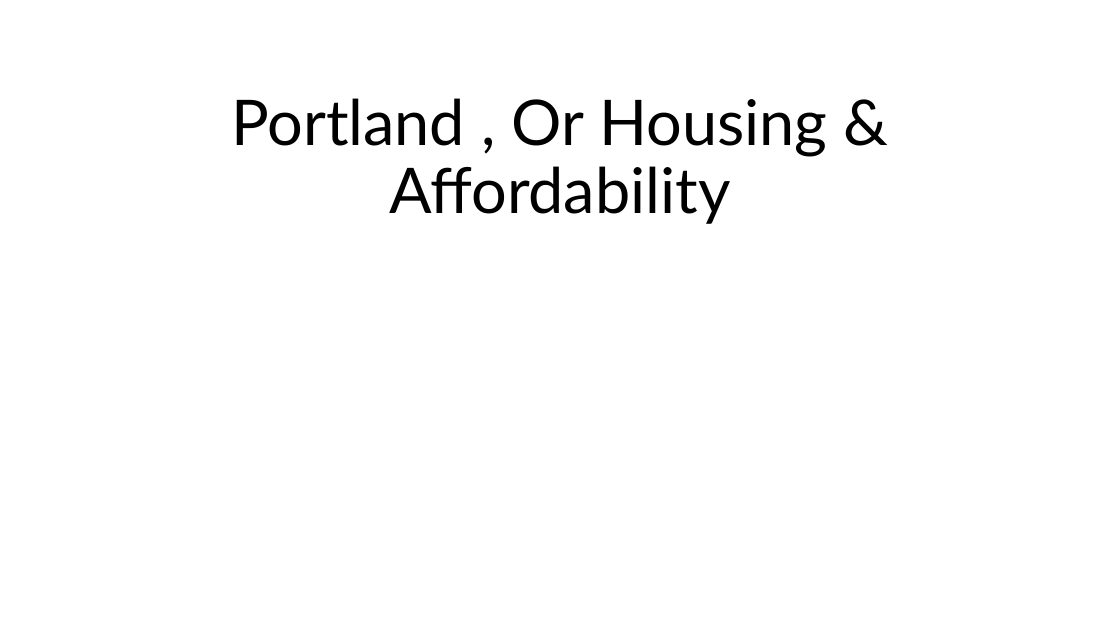
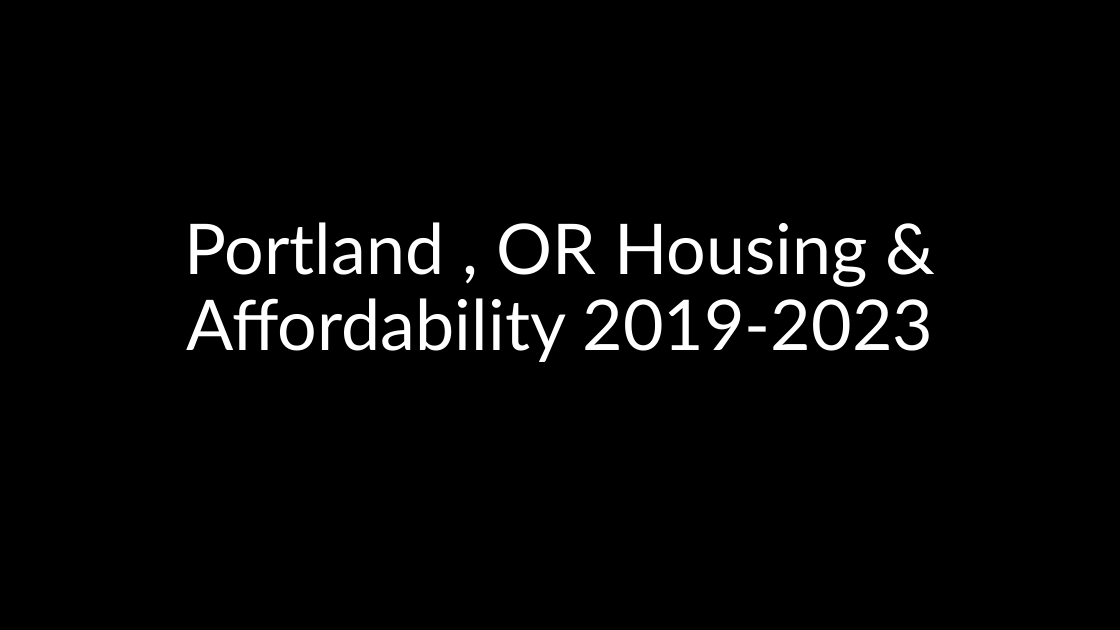
Before and after one commit to Tserrof7/Portland-Housing-Prices-Affordability-Project, a slide deck: slide 1 of Portland , Or Housing & Affordability.pptx. Drawn at 1120x630 pixels with LibreOffice and Linux fonts; fonts in the diff are those of the drawing; background and template pictures are left out. Boxes give left, top, right and bottom in pixels: in the first picture for what was removed or moved away, otherwise in the second. Text is boxed around its words. In the diff, an @@ line names an element or a change of style, - is before the commit and + after.

```diff
--- a/Portland , Or Housing & Affordability.pptx
+++ b/Portland , Or Housing & Affordability.pptx
@@ background #FFFFFF to picture (left out) @@
@@ title at (x1=185, y1=222, x2=933, y2=362): text changed; size 54 to 60 pt; text colour #000000 to #FFFFFF @@
-Portland , Or Housing & Affordability
+Portland , OR Housing & Affordability 2019-2023
```
Also in this commit, not shown: 2 other slides changed, 8 slides added, 4 slides removed, 6 other files.
